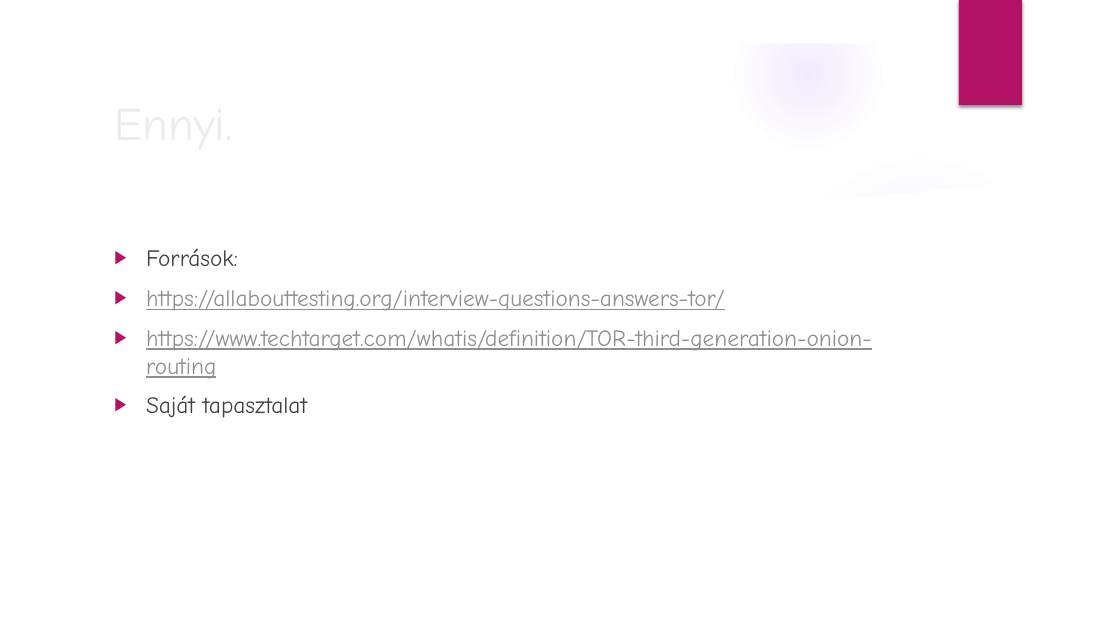
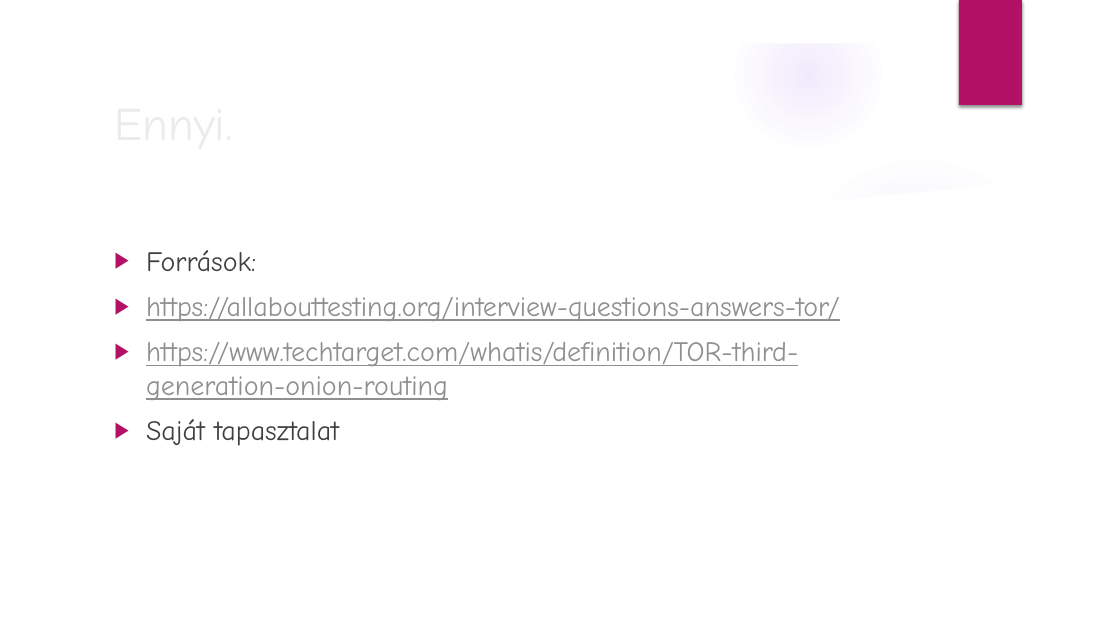
Before and after one commit to somtamas/powerpoint, a slide deck: slide 7 of Tor browser.pptx. Drawn at 1120x630 pixels with LibreOffice and Linux fonts; fonts in the diff are those of the drawing; background and template pictures are left out. Boxes give left, top, right and bottom in pixels: in the first picture for what was removed or moved away, otherwise in the second. Text is boxed around its words. In the diff, an @@ line names an element or a change of style, - is before the commit and + after.

```diff
--- a/Tor browser.pptx
+++ b/Tor browser.pptx
@@ text "Források:" at (146,250,840,446): size 20 to 24 pt @@
```
Also in this commit, not shown: 5 other slides changed.
